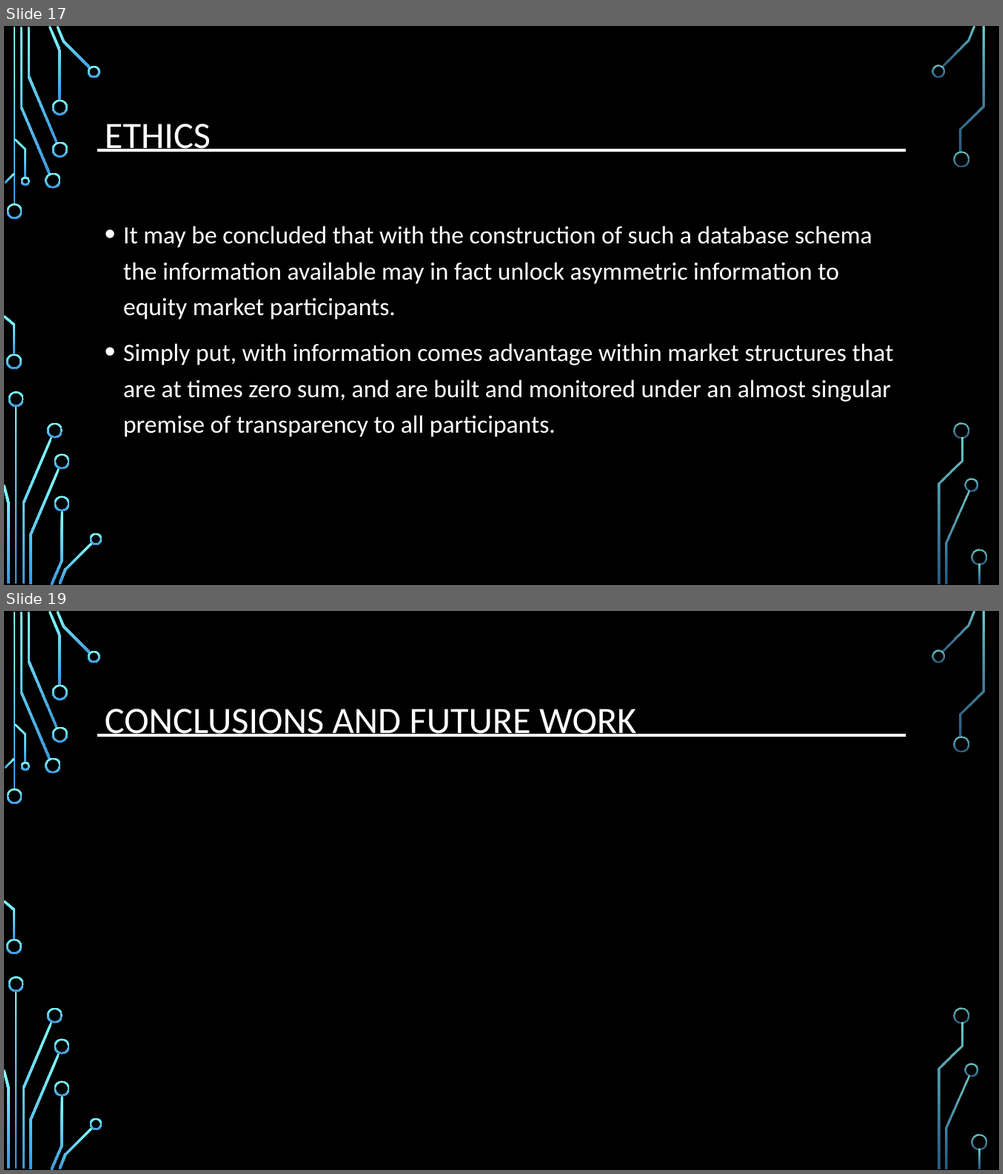
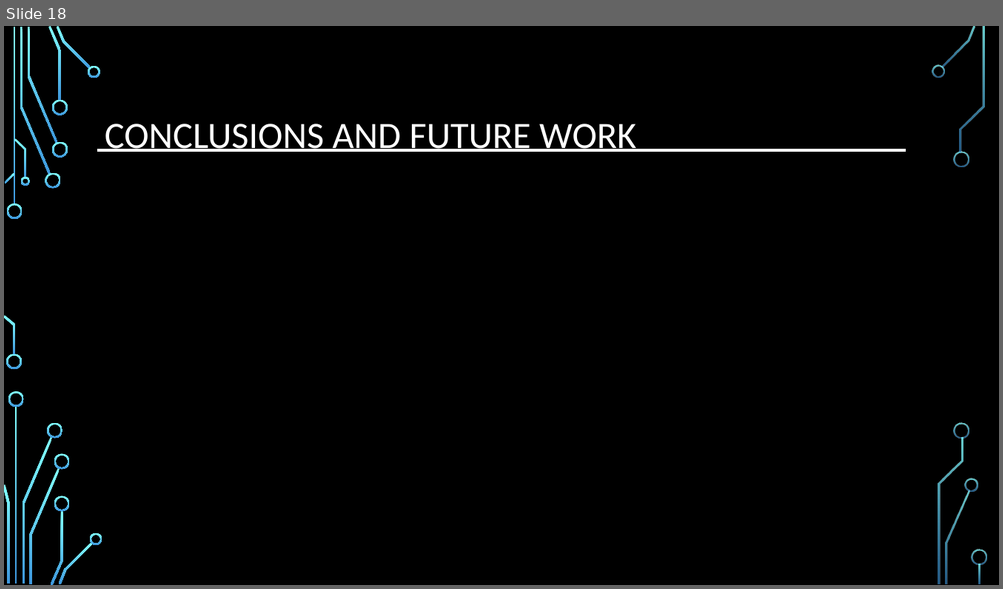
Before and after one commit to djserna/7330-Group-Project, a slide deck: Presentation/MSDS_7330_Group_Project_Presentation.pptx. Shown one above the other, each under a label of ours: slides 17 and 19 before the commit, slide 18 after it; the slides between them are not shown. The pictures are 1003x1174 and 1003x589 pixels, drawn with LibreOffice and Linux fonts; fonts in the diff are those of the drawing; background and template pictures are left out. Boxes give left, top, right and bottom in pixels: in the first picture for what was removed or moved away, otherwise in the second. Text is boxed around its words. In the diff, an @@ line names an element or a change of style, - is before the commit and + after.

Commit message:
Updated Ethics Slide

```diff
--- a/Presentation/MSDS_7330_Group_Project_Presentation.pptx
+++ b/Presentation/MSDS_7330_Group_Project_Presentation.pptx
@@ slide 17 removed at <box>4,26,999,585</box>, background picture (left out); not listed: 36 template elements that a slide beside it also shows @@
@@ title removed at <box>105,124,210,152</box> @@
-ETHICS
@@ line removed from (97, 150) to (905, 150) @@
@@ text removed at <box>123,226,893,437</box> @@
-• It may be concluded that with the construction of such a database schema the information available may in fact unlock asymmetric information to equity market participants.
-• Simply put, with information comes advantage within market structures that are at times zero sum, and are built and monitored under an almost singular premise of transparency to all participants.
@@ what was slide 19 is now slide 18 @@
```
Also in this commit, not shown: 1 slide changed.
